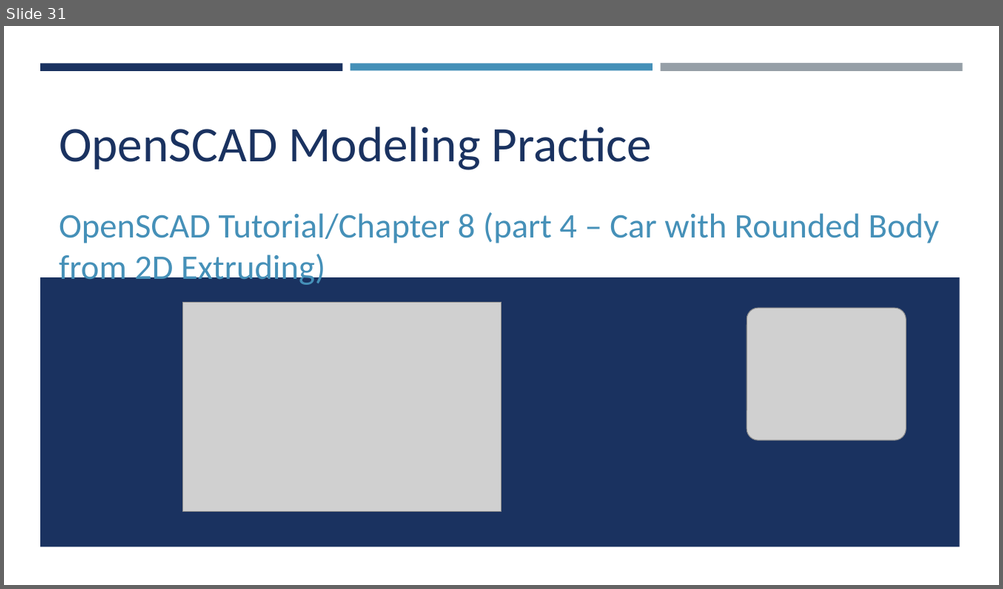
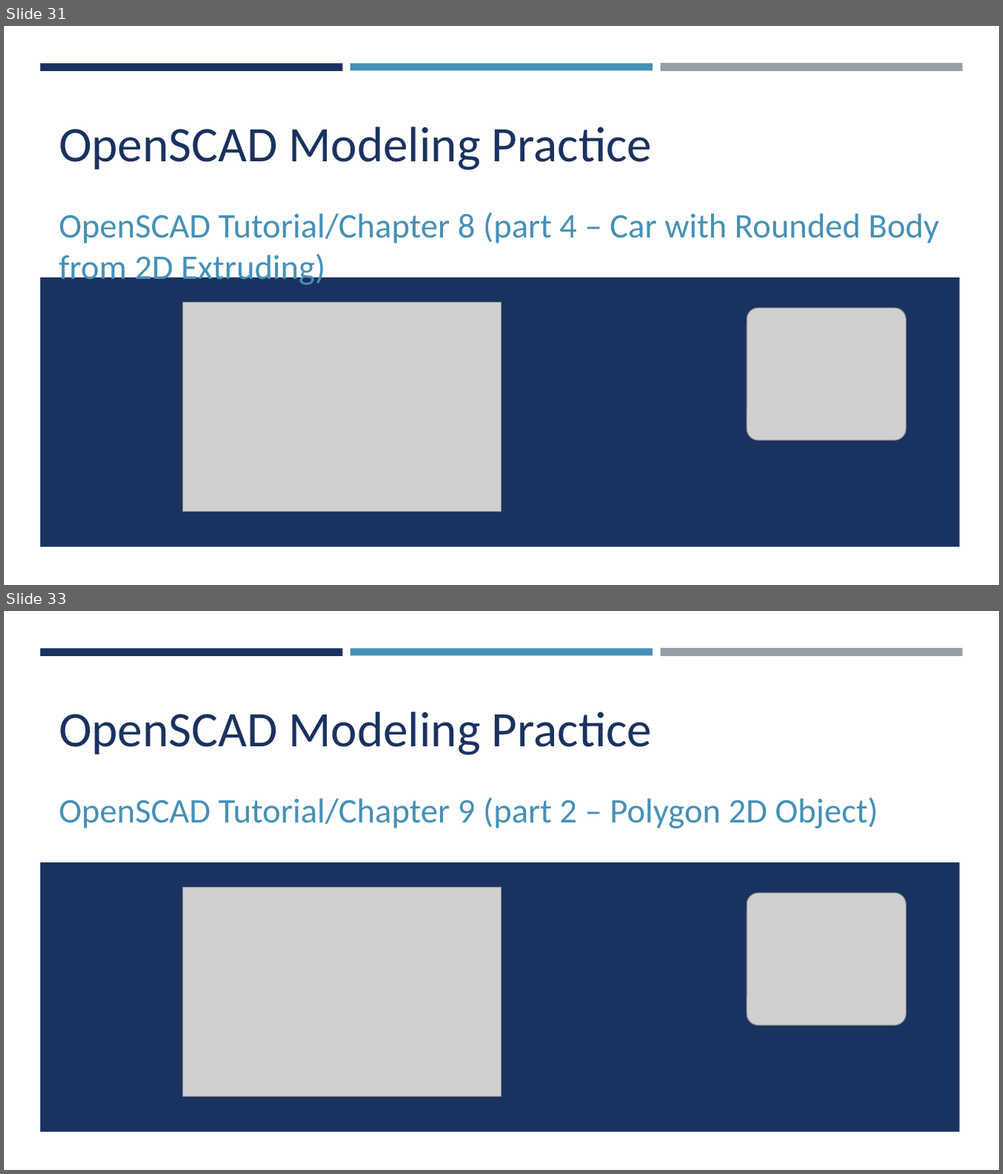
Before and after one commit to yasenstar/openscad, a slide deck: OpenSCAD.pptx. Shown one above the other, each under a label of ours: slide 31 before the commit, slides 31 and 33 after it; the slides between them are not shown. The pictures are 1003x589 and 1003x1174 pixels, drawn with LibreOffice and Linux fonts; fonts in the diff are those of the drawing; grey boxes stand for pictures. Boxes give left, top, right and bottom in pixels: in the first picture for what was removed or moved away, otherwise in the second. Text is boxed around its words. In the diff, an @@ line names an element or a change of style, - is before the commit and + after.

Commit message:
chapter9

```diff
--- a/OpenSCAD.pptx
+++ b/OpenSCAD.pptx
@@ slide 33 added at <box>4,611,999,1170</box>, background #FFFFFF; not listed: 4 template elements that a slide beside it also shows @@
@@ title added at <box>59,712,652,755</box>, 48 pt, text #1A3260 @@
+OpenSCAD Modeling Practice
@@ subtitle added at <box>59,797,878,829</box>, 33.3 pt, text #4590B8 @@
+OpenSCAD Tutorial/Chapter 9 (part 2 – Polygon 2D Object)
@@ picture added at <box>182,887,502,1096</box> @@
@@ picture added at <box>746,893,905,1026</box> @@
```
Also in this commit, not shown: 4 other slides added, 8 other files.
